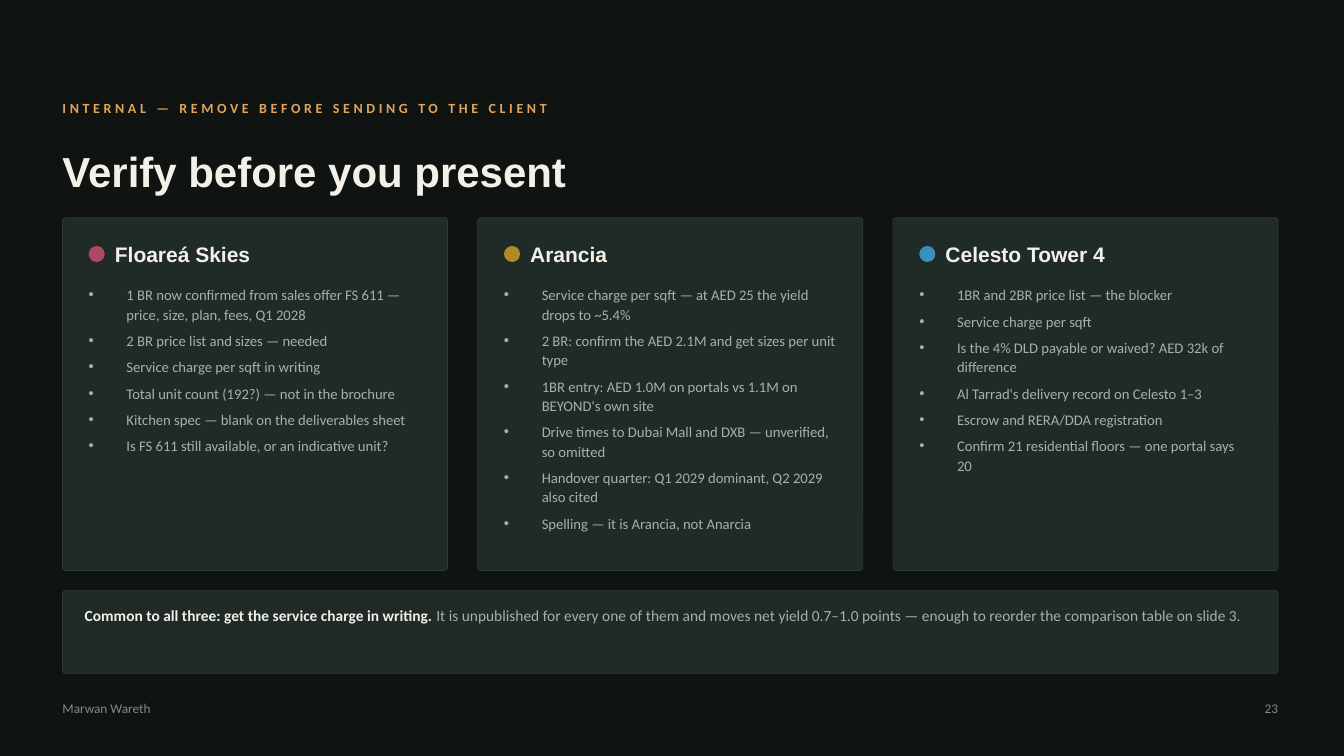
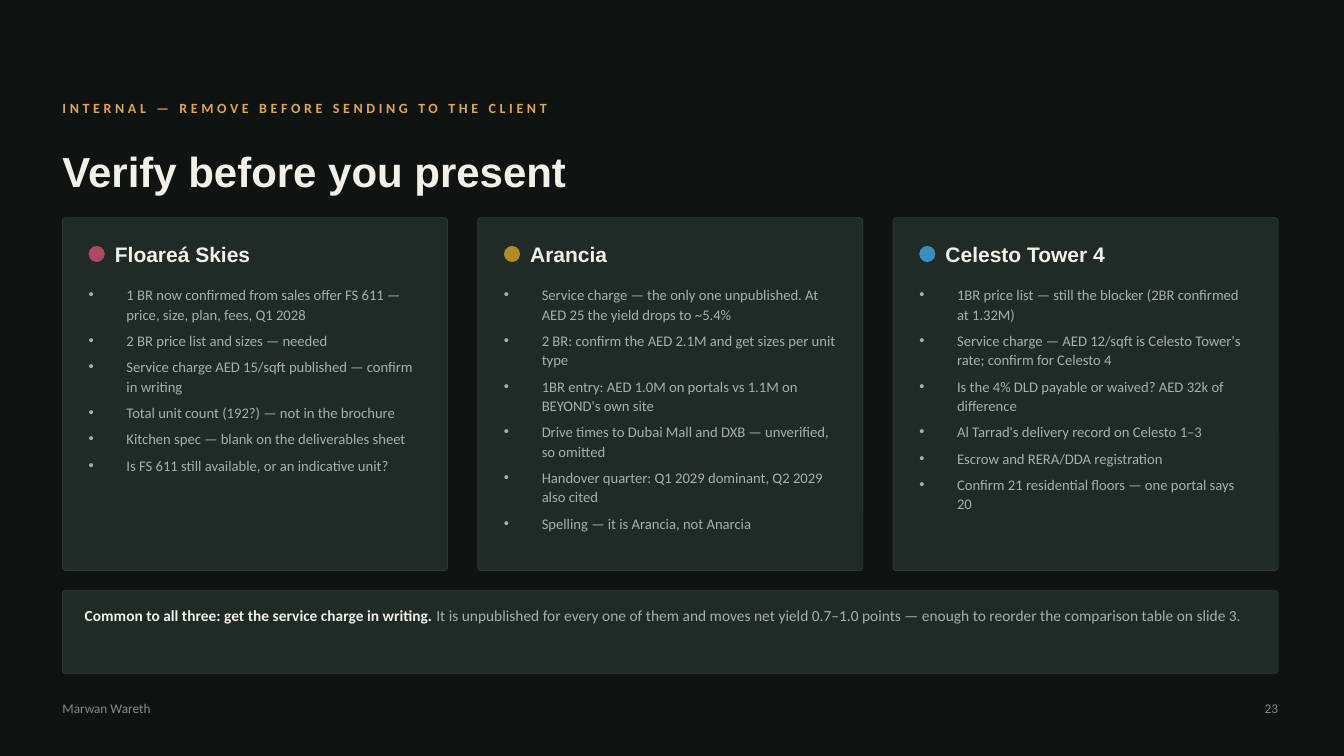
Before and after one commit to MWareth/openai-startup-name-generator, a slide deck: slide 23 of docs/client-deck/Three-Projects-One-Decision.pptx. Drawn at 1344x756 pixels with LibreOffice and Linux fonts; fonts in the diff are those of the drawing. Boxes give left, top, right and bottom in pixels: in the first picture for what was removed or moved away, otherwise in the second. Text is boxed around its words. In the diff, an @@ line names an element or a change of style, - is before the commit and + after.

```diff
--- a/docs/client-deck/Three-Projects-One-Decision.pptx
+++ b/docs/client-deck/Three-Projects-One-Decision.pptx
@@ text at (542,290,818,322): text changed @@
-• Service charge per sqft — at AED 25 the yield drops to ~5.4%
+• Service charge — the only one unpublished. At AED 25 the yield drops to ~5.4%
@@ text at (957,289,1240,367): text changed @@
-• 1BR and 2BR price list — the blocker
-• Service charge per sqft
+• 1BR price list — still the blocker (2BR confirmed at 1.32M)
+• Service charge — AED 12/sqft is Celesto Tower's rate; confirm for Celesto 4
@@ text at (126,362,413,395): text changed @@
-• Service charge per sqft in writing
+• Service charge AED 15/sqft published — confirm in writing
```
Also in this commit, not shown: 8 other slides changed, 4 other files.
